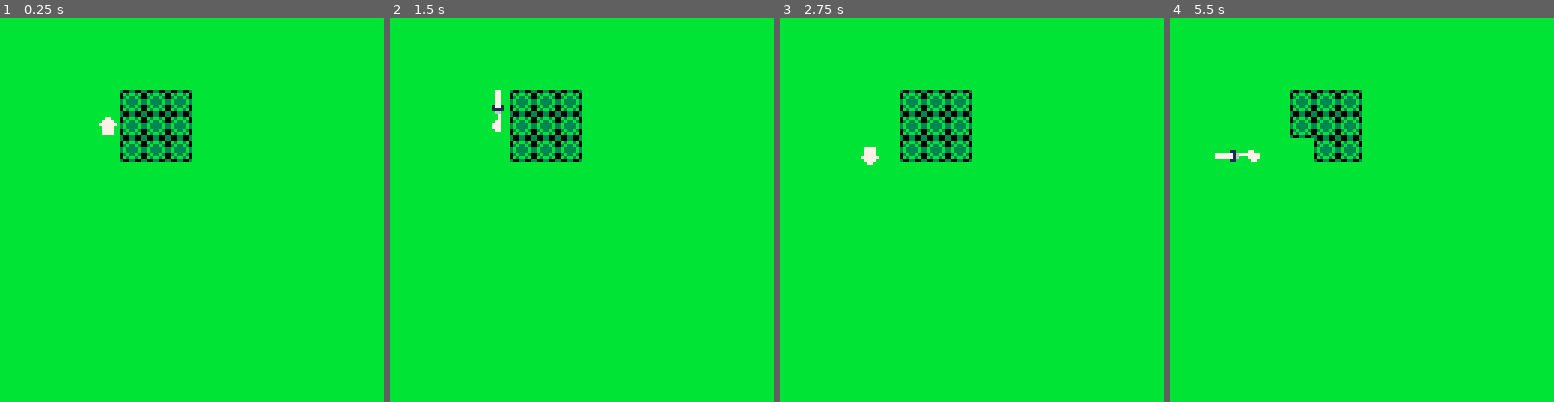
Above: before the commit, frames 1-4 (left to right).
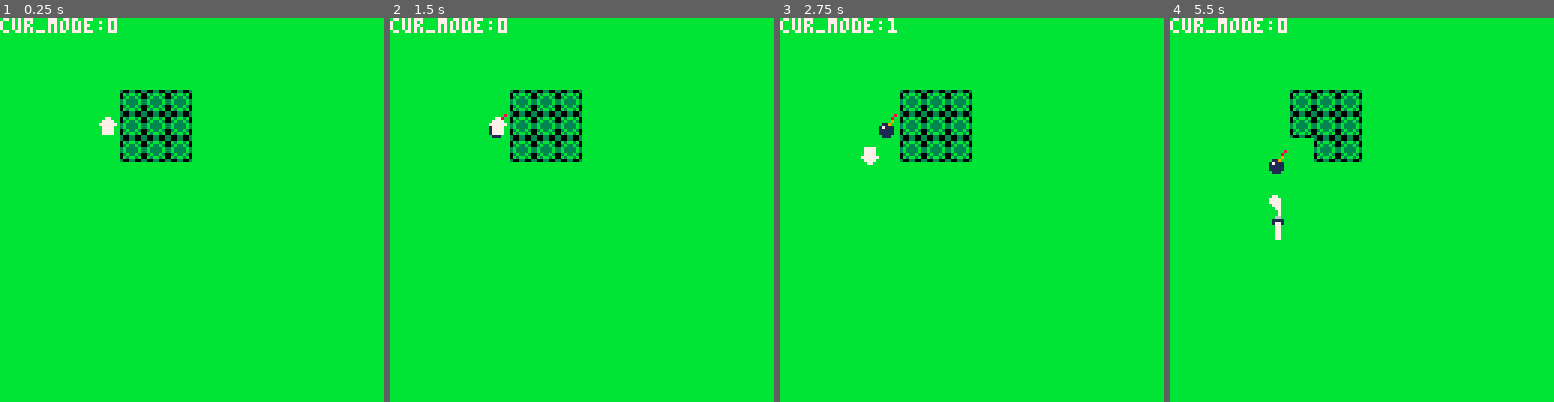
Above: after the commit, the same moments.

Repository: NeonManifest/gecko-sapo-p8
Game: PICO-8 cartridge lua.p8
Two runs of this game, one before a commit and one after it. Both use one fixed random seed, a clock stepped at 60 frames per second and the inputs below.
Inputs:
- Up to frame 1 (0.25 s): no input
- Up to frame 2 (1.5 s): tap O (Z key) at 0.33, 0.7, 1.43 s; tap X (X key) at 1.07 s
- Up to frame 3 (2.75 s): hold Left 1.97-2.37 s; tap X (X key) at 2.07, 2.4, 2.73 s; tap O (Z key) at 2.22 s; hold Down from 2.42 s (still down)
- Up to frame 4 (5.5 s): release Down at 2.82 s; hold Right 2.87-3.53 s; tap X (X key) every 0.33 s from 3.07 to 5.4 s; tap O (Z key) at 3.1, 3.98, 4.87 s; hold Up 3.58-4.08 s; hold Right 4.13-4.53 s; hold Down 4.58-5.08 s; hold Left from 5.13 s (still down)

The runs differ from the first frame. In frame 1, 0.5% of the frame differs, in the area x 0-31%, y 0-4%; in frame 2, 0.8%; in frame 3, 0.7%; in frame 4, 1.1%, in the area x 0-31%, y 0-58%.

Commit message:
add bomb

Diff:
--- a/lua.p8
+++ b/lua.p8
@@ -9,9 +9,16 @@
  vx = 0
  vy = 0
  ❎_pressed = false
+ 🅾️_pressed = false
  lock_timer = 0
  swd_timer = 0
+ bmb_timer = 0
+ bomb_x = nil
+ bomb_y = nil
  ui_offset = 16
+ mode = {true,true}
+ cur_mode = 0
+ mode_timer = 0
 end
 
 function animation_lock(duration)
@@ -48,11 +55,19 @@
  vx = 0
  vy = 0
 
- if btn(❎) and not ❎_pressed then
+ if btn(❎) and not ❎_pressed and cur_mode == 0 then
  	state = (state+4)
  	❎_pressed = true
  	swd_timer = 15
  	animation_lock(15)
+ elseif btn(❎) and not ❎_pressed and cur_mode == 1 then
+ 	bmb_timer = 60
+ 	bomb_x = px
+ 	bomb_y = py
+ elseif btn(🅾️) and not 🅾️_pressed then
+ 	cur_mode = (cur_mode+1) % 2
+ 	🅾️_pressed = true
+ 	mode_timer = 15
  elseif state < 4 then
   if btn(⬆️) then
    state = 0
@@ -80,6 +95,20 @@
  	cut_grass()
  	swd_timer -= 1
  end
+ if mode_timer > 0 then
+ 	mode_timer -= 1
+ 	if mode_timer <= 0 then
+ 		🅾️_pressed = false
+ 	end
+ end
+ if bmb_timer > 0 then
+ 	bmb_timer -= 1
+ 	if bmb_timer <= 0 then
+ 		sfx(0)
+ 		bomb_x = nil
+ 		bomb_y = nil
+ 	end
+ end
 	 px += vx
 	 py += vy
  local ▥ = collide(px,py)
@@ -92,6 +121,7 @@
 function _draw()
  cls()
  map(0,0,0,0,16,16)
+ print("cur_mode:"..cur_mode,0,0,7)
  if swd_timer > 0 then
  	if state == 4 then
  		spr(7,px,py-8)
@@ -105,6 +135,9 @@
  	if state == 6 then
  		spr(8,px+7,py,1,1,true)
  	end
+ end
+ if bomb_x != nil then
+ 	spr(16,bomb_x,bomb_y)
  end
  local s=state<3 and state+1 or (state<4 and 3 or (state==7 and 6 or state))
  local fx=state==3 or state==7
@@ -119,6 +152,14 @@
 00700700007777000077770007777770000770000007700007700000001771000000011003b33b30bbbbbbbb0000000000000000000000000000000000000000
 0000000000777700000770000000070000000000000070000000000000111100000000000b3bb3b0bbbbbbbb0000000000000000000000000000000000000000
 00000000000000000000000000000000000000000000700000000000000660000000000030033003bbbbbbbb0000000000000000000000000000000000000000
+00000080000000000000000000000000000000000000000000000000000000000000000000000000000000000000000000000000000000000000000000000000
+00000800000000000000000000000000000000000000000000000000000000000000000000000000000000000000000000000000000000000000000000000000
+00000900000000000000000000000000000000000000000000000000000000000000000000000000000000000000000000000000000000000000000000000000
+00119000000000000000000000000000000000000000000000000000000000000000000000000000000000000000000000000000000000000000000000000000
+01711100000000000000000000000000000000000000000000000000000000000000000000000000000000000000000000000000000000000000000000000000
+01111100000000000000000000000000000000000000000000000000000000000000000000000000000000000000000000000000000000000000000000000000
+01111100000000000000000000000000000000000000000000000000000000000000000000000000000000000000000000000000000000000000000000000000
+00111000000000000000000000000000000000000000000000000000000000000000000000000000000000000000000000000000000000000000000000000000
 
 
 
Not shown, changed: the sound effects (__sfx__) section of lua.p8
